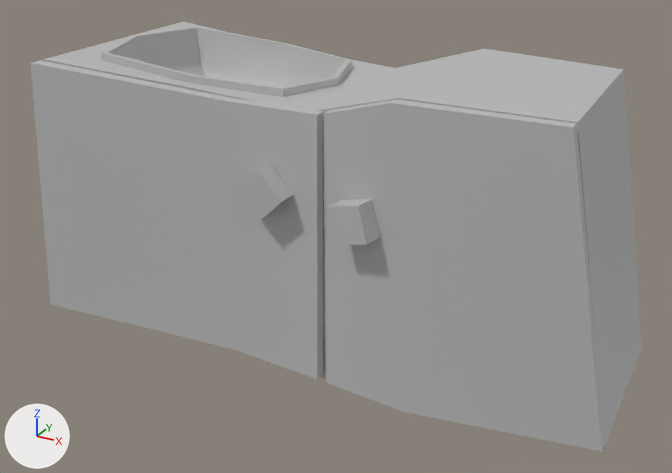
Two versions of the FBX model nordicGameJam2015/Assets/Graphics/props/kitchenSink_mdl.fbx, one commit apart.
Camera for both pictures: a 50 mm camera at (5.76, -0.75, 4.92) aimed at (1.8, 6.45, 1.32). The lights are fixed; the arrows at lower left show +X, +Y and +Z. Where no turn or scale is listed for an object, it has been applied to the vertices.
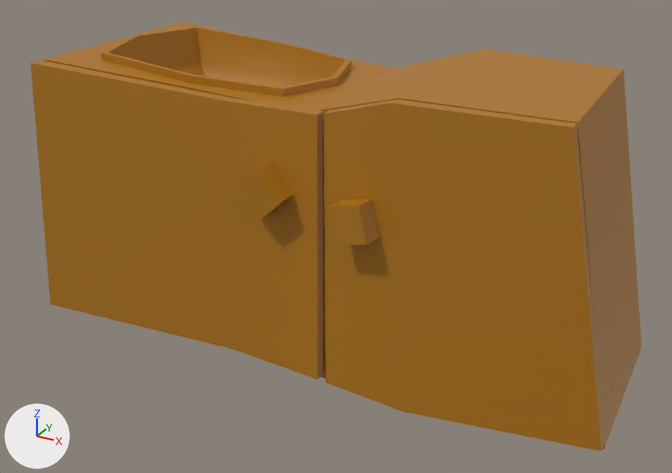
Location of each change, [x1, y1, x2, y2] in pixels of the pictures (672 x 473 px):
'polySurface3', recoloured (grey to brown): [30, 22, 642, 451] in both

Edits to the bpy script that builds the scene:
```text
Add img_cupboard_jpg:
    img_cupboard_jpg = load_image('cupboard.jpg', '../textures/cupboard.jpg', 128, 128, 'sRGB')
Add mat_lambert4:
    mat_lambert4 = principled_material('lambert4')
    mat_lambert4.texture = img_cupboard_jpg
Change me_mesh:
    where me_mesh.from_pydata(...)  # 115 vertices, 100 faces; spans x -1.12..4.64, y 5.32..7.83, z 0.08..2.87
    remove me_mesh.materials.append(mat_lambert1)  # grey #bcbcbc
    add me_mesh.materials.append(mat_lambert4)  # picture img_cupboard_jpg
```
